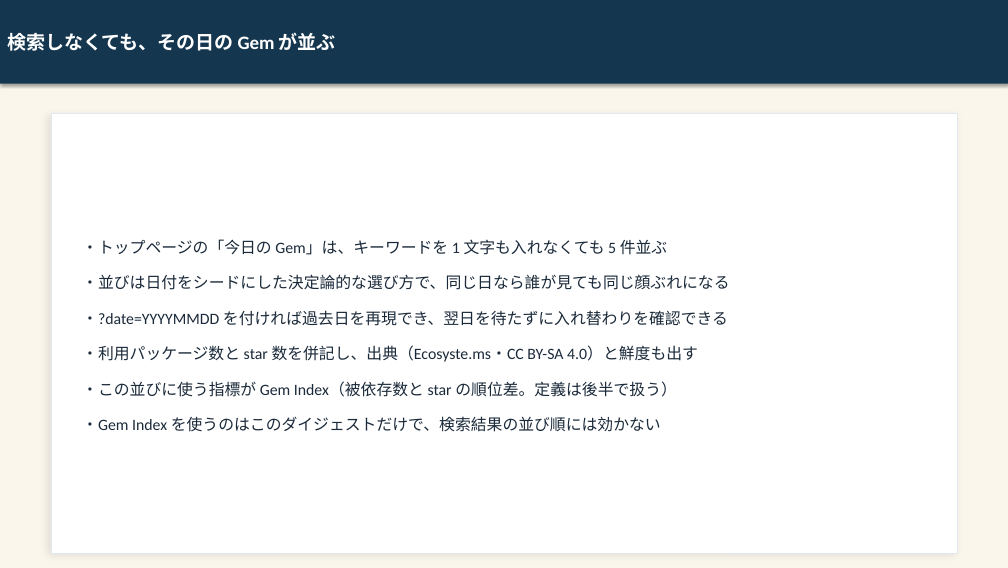
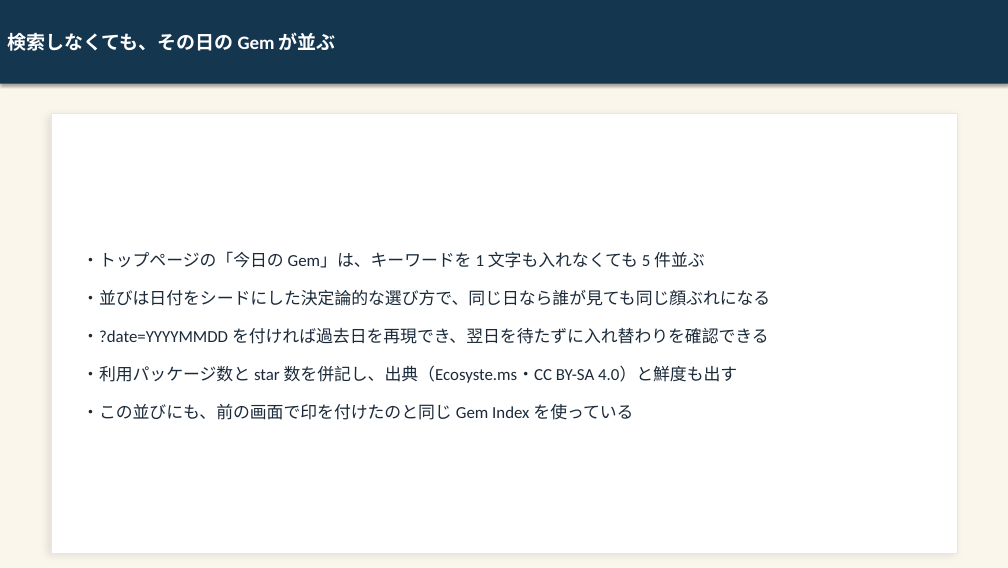
Before and after one commit to kai-kou/gem-hunter, a slide deck: slide 4 of content/slides/project-explanation-20260822/output/gem-hunter_text.pptx (slide 3 before the commit). Drawn at 1008x568 pixels with LibreOffice and Linux fonts; fonts in the diff are those of the drawing. Boxes give left, top, right and bottom in pixels: in the first picture for what was removed or moved away, otherwise in the second. Text is boxed around its words. In the diff, an @@ line names an element or a change of style, - is before the commit and + after.

```diff
--- a/content/slides/project-explanation-20260822/output/gem-hunter_text.pptx
+++ b/content/slides/project-explanation-20260822/output/gem-hunter_text.pptx
@@ text at box(82, 251, 770, 383): size 15 to 16 pt in "・トップページの「今日の Gem」は、キーワードを 1 文字も入れなくても 5 件並ぶ", "・並びは日付をシードにした決定論的な選び方で、同じ日なら誰が見ても同じ顔ぶれになる", "・?date=YYYYMMDD を付ければ過去日を再現でき、翌日を待たずに入れ替わりを確認できる", "・利用パッケージ数と star 数を併記し、出典（Ecosyste.ms・CC BY-SA 4.0）と鮮度も出す" @@
@@ text at box(82, 404, 633, 420): text changed; size 15 to 16 pt @@
-・この並びに使う指標が Gem Index（被依存数と star の順位差。定義は後半で扱う）
-・Gem Index を使うのはこのダイジェストだけで、検索結果の並び順には効かない
+・この並びにも、前の画面で印を付けたのと同じ Gem Index を使っている
```
Also in this commit, not shown: 11 other slides changed, 2 slides added, 4 other files.
